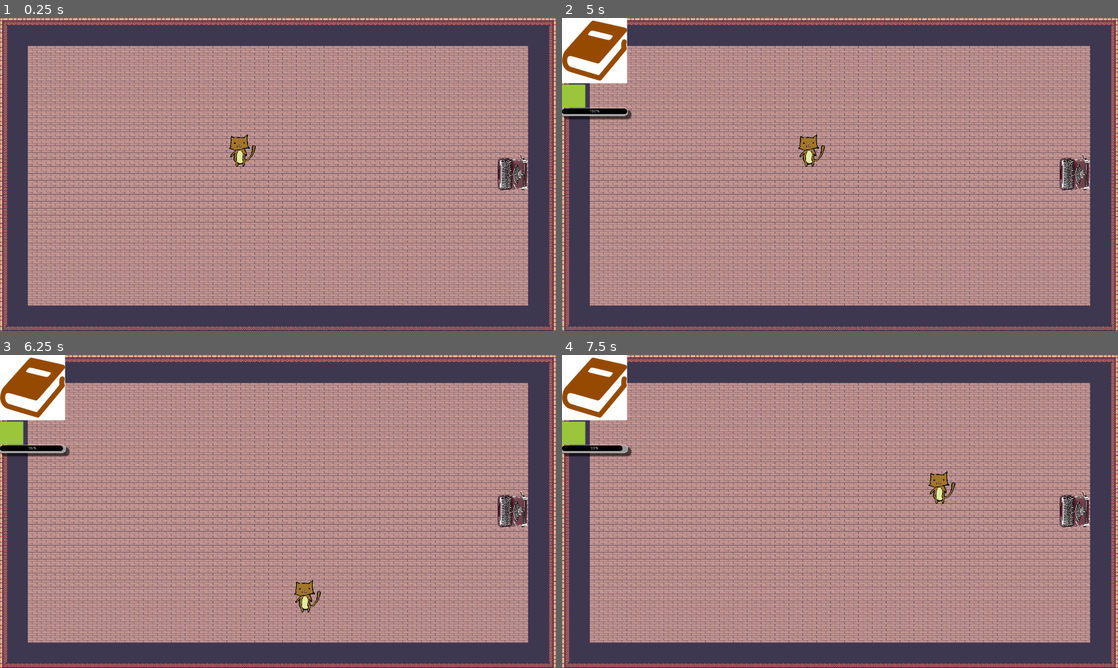
Above: before the commit, frames 1-4 (two rows, left to right).
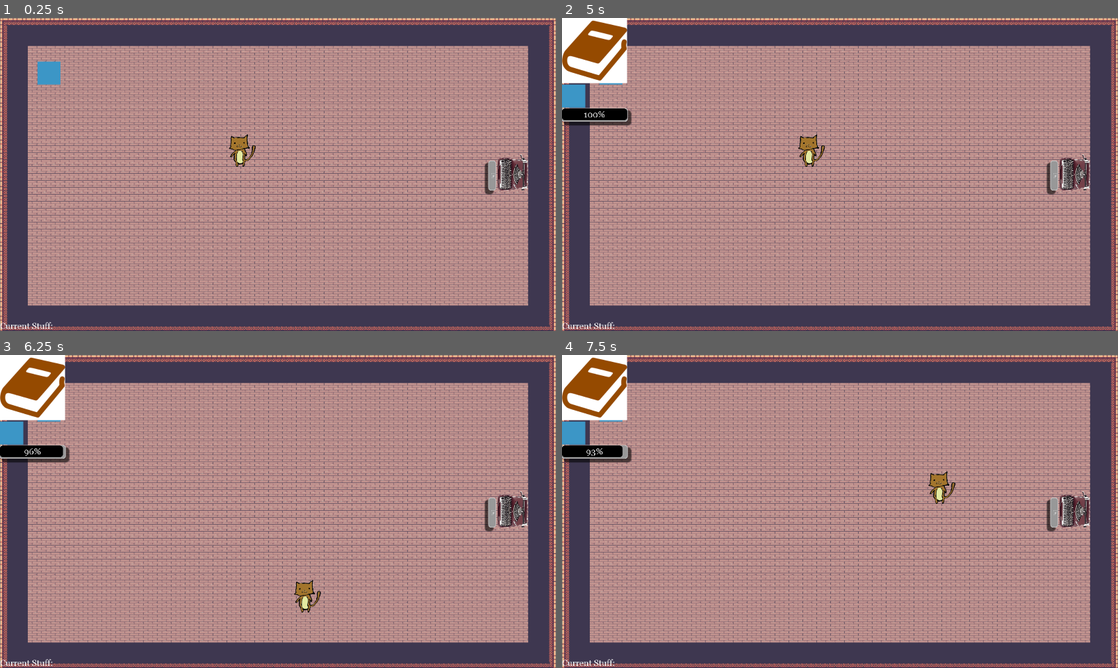
Above: after the commit, the same moments.

Repository: algch/NekoHon
Game: Godot game, scene res://World.tscn
The game is run twice, just before and just after one commit, with the same random seed, the same clock (stepped at 60 frames per second) and the same inputs.
Inputs:
- Up to frame 1 (0.25 s): no input
- Up to frame 2 (5 s): tap Enter at 0.5 s; hold Right (ui_right) 0.53-1.28 s; hold Space (ui_select) 0.53-1.28 s; hold Down (ui_down) 1.28-2.03 s; tap Space (ui_select) at 1.35, 1.52, 1.82, 2.85, 3.02, 3.32, 4.35, 4.52, 4.82 s; hold Right (ui_right) 2.03-2.78 s; hold Space (ui_select) 2.03-2.78 s; hold Up (ui_up) 2.78-3.53 s; hold Space (ui_select) 3.53-4.28 s; hold Left (ui_left) from 3.53 s (still down)
- Up to frame 3 (6.25 s): release Left (ui_left) at 5.03 s; hold Down (ui_down) 5.03-5.78 s; hold Space (ui_select) 5.03-5.78 s; hold Right (ui_right) from 5.78 s (still down); tap Space (ui_select) at 5.85, 6.02 s
- Up to frame 4 (7.5 s): tap Space (ui_select) at 6.32, 7.35 s; release Right (ui_right) at 6.53 s; hold Up (ui_up) 6.53-7.28 s; hold Space (ui_select) 6.53-7.28 s; hold Right (ui_right) from 7.28 s (still down)

The runs differ from the first frame. In frame 1, 0.6% of the frame differs, in the area x 0-90%, y 13-100%; in frame 2, 1.1%, in the area x 0-90%, y 20-100%; in frame 3, 1.1%; in frame 4, 1.1%.

Commit message:
system for components and stations

Diff:
--- a/Characters/Character.gd
+++ b/Characters/Character.gd
@@ -1,16 +1,32 @@
 extends KinematicBody2D
 
+
+signal component_grabbed(stuff)
+
 class_name Character
+
+const Component = preload("res://Environment/Component.tscn")
 
 var y_axis = 0
 var x_axis = 0
 var SPEED = 500
-var action = FuncRef.new()
+var execute_action = FuncRef.new()
+var cancel_action = FuncRef.new()
 
-var context = {}
+# component holded by the character
+var current_component = Component.instance()
+
+func replace_component(component):
+	self.current_component = component
+
+	for child in $ComponentContainer.get_children():
+		$ComponentContainer.remove_child(child)
+	$ComponentContainer.add_child(component)
+
+	print("Took " + str(component.path))
 
 func _physics_process(delta):
-    var direction = Vector2(x_axis, y_axis).normalized()
-    var motion = direction * SPEED
+	var direction = Vector2(x_axis, y_axis).normalized()
+	var motion = direction * SPEED
 
-    move_and_slide(motion)
+	move_and_slide(motion)
--- a/Characters/ControllableCharacter.gd
+++ b/Characters/ControllableCharacter.gd
@@ -22,6 +22,10 @@
 	if event.is_action_released("ui_right"):
 		x_axis -= 1
 
-	if event.is_action_released("ui_select") and self.action.is_valid():
-		print("calling function")
-		self.action.call_func(self.context)
+	if event.is_action_pressed("ui_select") and self.execute_action.is_valid():
+		print("executing action")
+		self.execute_action.call_func(self)
+
+	if event.is_action_released("ui_select") and self.cancel_action.is_valid():
+		print("cancelling action")
+		self.cancel_action.call_func(self)
--- a/Characters/ControllableCharacter.tscn
+++ b/Characters/ControllableCharacter.tscn
@@ -14,3 +14,9 @@
 
 [node name="Sprite" type="Sprite" parent="."]
 texture = ExtResource( 2 )
+
+[node name="ComponentContainer" type="Position2D" parent="."]
+position = Vector2( -51.4616, 16.1205 )
+__meta__ = {
+"_gizmo_extents_": 20.0
+}
--- /dev/null
+++ b/Environment/Component.gd
@@ -0,0 +1,21 @@
+extends Sprite
+
+class_name Component
+
+var path = []
+
+func init(previous_component = Component.instance(), path_identifier = "", image_name=null):
+	if previous_component:
+		self.path = previous_component.path
+
+	self.path.append(path_identifier)
+
+	if image_name:
+		var image = load("res://Interface/Sprites/Components/" + image_name)
+		if image:
+			self.texture = image
+
+	return self
+
+func _ready():
+	pass
--- /dev/null
+++ b/Environment/Component.tscn
@@ -0,0 +1,8 @@
+[gd_scene load_steps=3 format=2]
+
+[ext_resource path="res://Environment/Component.gd" type="Script" id=1]
+[ext_resource path="res://Interface/Sprites/Components/a.png" type="Texture" id=2]
+
+[node name="Component" type="Sprite"]
+texture = ExtResource( 2 )
+script = ExtResource( 1 )
--- a/Environment/Order.gd
+++ b/Environment/Order.gd
@@ -11,13 +11,6 @@
 
 var wait_time = 0.0
 
-class Component:
-	var id = ""
-	var image_path = ""
-
-	func _init(_id, _image_path):
-		self.id = _id
-		self.image_path = "res://Interface/Sprites/Components/" + _image_path
 
 func init(_components):
 	self.components = _components
--- a/Environment/Station.gd
+++ b/Environment/Station.gd
@@ -1,20 +1,44 @@
 extends Area2D
 
 
+class_name Station
+
+const Component = preload("res://Environment/Component.tscn")
+
 var characters = {}
 
-class_name Station
+# Extensible properties
+var path_identifier := ""
+var expected_previous_paths := [
+	[],
+]
 
 # Extensible function
-func execute_action(_context):
+func execute_action(_character):
 	pass
+
+# Extensible function
+func cancel_action(_character):
+	pass
+
+func is_path_valid(component):
+	print(str(self.expected_previous_paths))
+	print(component.path)
+	for path in self.expected_previous_paths:
+		if path == component.path:
+			return true
+
+	return false
 
 func _on_Station_body_entered(body):
 	if body is Character:
 		characters[body.get_instance_id()] = body
-		body.action = funcref(self, "execute_action")
+		body.execute_action = funcref(self, "execute_action")
+		body.cancel_action = funcref(self, "cancel_action")
 
 func _on_Station_body_exited(body):
 	if body is Character and body.get_instance_id() in characters:
 		characters.erase(body.get_instance_id())
-		body.action = FuncRef.new()
+		body.execute_action = FuncRef.new()
+		body.cancel_action = FuncRef.new()
+		self.cancel_action(body)
--- a/Environment/Station.tscn
+++ /dev/null
@@ -1,14 +0,0 @@
-[gd_scene load_steps=3 format=2]
-
-[ext_resource path="res://Environment/Station.gd" type="Script" id=1]
-
-[sub_resource type="CircleShape2D" id=1]
-radius = 50.0
-
-[node name="ActionListener" type="Area2D"]
-script = ExtResource( 1 )
-
-[node name="CollisionShape2D" type="CollisionShape2D" parent="."]
-shape = SubResource( 1 )
-[connection signal="body_entered" from="." to="." method="_on_ActionListener_body_entered"]
-[connection signal="body_exited" from="." to="." method="_on_ActionListener_body_exited"]
--- /dev/null
+++ b/Environment/Suppliers/PaperSupplier.gd
@@ -0,0 +1,11 @@
+extends Station
+
+
+func _ready():
+	self.path_identifier = "paper"
+	self.expected_previous_paths = [[]]
+
+func execute_action(character):
+	print("current_component ", character.current_component)
+	if character.current_component and self.is_path_valid(character.current_component):
+		character.replace_component(Component.instance().init(character.current_component, self.path_identifier, "a.png"))
--- /dev/null
+++ b/Environment/Suppliers/PaperSupplier.tscn
@@ -0,0 +1,24 @@
+[gd_scene load_steps=5 format=2]
+
+[ext_resource path="res://Environment/Suppliers/PaperSupplier.gd" type="Script" id=1]
+[ext_resource path="res://Interface/Sprites/Components/a.png" type="Texture" id=2]
+
+[sub_resource type="CircleShape2D" id=1]
+radius = 120.0
+
+[sub_resource type="RectangleShape2D" id=2]
+extents = Vector2( 50, 50 )
+
+[node name="PaperSupplier" type="Area2D"]
+script = ExtResource( 1 )
+
+[node name="CollisionShape2D" type="CollisionShape2D" parent="."]
+shape = SubResource( 1 )
+
+[node name="StaticBody2D" type="StaticBody2D" parent="."]
+
+[node name="CollisionShape2D" type="CollisionShape2D" parent="StaticBody2D"]
+shape = SubResource( 2 )
+
+[node name="Sprite" type="Sprite" parent="."]
+texture = ExtResource( 2 )
--- a/Environment/TypewriterStation/TypewriterStation.gd
+++ b/Environment/TypewriterStation/TypewriterStation.gd
@@ -1,6 +1,41 @@
 extends Station
 
 
-func execute_action(context):
-	if not "book" in context:
-		print("You must have a book, context: ", context)
+
+var timer = Timer.new()
+var wait_time = 5
+
+var character_ref = null
+
+
+func _ready():
+	timer.set_one_shot(true)
+	timer.set_wait_time(wait_time)
+	timer.connect("timeout", self, "_on_timer_timeout")
+	add_child(self.timer)
+
+	self.expected_previous_paths = [["paper"]]
+
+func _on_timer_timeout():
+	if character_ref:
+		print("timer timed out")
+		character_ref.replace_component(Component.instance().init(character_ref.current_component, "escribir", "b.png"))
+
+func execute_action(character):
+	if not character.current_component:
+		print("NO STUFF")
+		return
+
+	if character.current_component and self.is_path_valid(character.current_component):
+		self.character_ref = character
+		$Tween.interpolate_property($ProgressBar, "value", 0, 100, wait_time)
+		$Tween.start()
+		timer.start()
+		print("timer started")
+
+func cancel_action(_character):
+	print("timer canceled")
+	$Tween.stop_all()
+	self.timer.stop()
+	self.character_ref = null
+	$ProgressBar.value = 0
--- a/Environment/TypewriterStation/TypewriterStation.tscn
+++ b/Environment/TypewriterStation/TypewriterStation.tscn
@@ -1,7 +1,8 @@
-[gd_scene load_steps=4 format=2]
+[gd_scene load_steps=5 format=2]
 
 [ext_resource path="res://Environment/TypewriterStation/typewriter_test.png" type="Texture" id=1]
 [ext_resource path="res://Environment/TypewriterStation/TypewriterStation.gd" type="Script" id=2]
+[ext_resource path="res://Interface/Theme.tres" type="Theme" id=3]
 
 [sub_resource type="CircleShape2D" id=1]
 radius = 120.0
@@ -20,5 +21,17 @@
 
 [node name="CollisionShape2D" type="CollisionShape2D" parent="."]
 shape = SubResource( 1 )
+
+[node name="ProgressBar" type="ProgressBar" parent="."]
+margin_left = -39.7237
+margin_top = 59.7264
+margin_right = 60.2763
+margin_bottom = 77.7264
+theme = ExtResource( 3 )
+__meta__ = {
+"_edit_use_anchors_": false
+}
+
+[node name="Tween" type="Tween" parent="."]
 [connection signal="body_entered" from="." to="." method="_on_Station_body_entered"]
 [connection signal="body_exited" from="." to="." method="_on_Station_body_exited"]
--- a/Interface/BookRequest.gd
+++ b/Interface/BookRequest.gd
@@ -8,6 +8,8 @@
 	self.order = _order
 	self.wait_time = _order.wait_time
 
+	return self
+
 func _ready():
 	self.timer.set_wait_time(self.wait_time)
 	self.timer.set_autostart(true)
@@ -15,7 +17,7 @@
 	self.add_child(timer)
 	for component in self.order.components:
 		var image = TextureRect.new()
-		image.texture = load(component.image_path)
+		image.texture = component.texture
 		$VBoxContainer/HBoxContainer.add_child(image)
 
 	$Tween.interpolate_property($VBoxContainer/ProgressBar, "value", 100, 0, self.wait_time)
--- a/Interface/BookRequest.tscn
+++ b/Interface/BookRequest.tscn
@@ -1,43 +1,14 @@
-[gd_scene load_steps=6 format=2]
+[gd_scene load_steps=4 format=2]
 
 [ext_resource path="res://Interface/Sprites/Book.png" type="Texture" id=1]
 [ext_resource path="res://Interface/BookRequest.gd" type="Script" id=2]
-
-[sub_resource type="StyleBoxFlat" id=1]
-border_width_left = 2
-border_width_top = 2
-border_width_right = 2
-border_width_bottom = 2
-corner_radius_top_left = 10
-corner_radius_top_right = 10
-corner_radius_bottom_right = 10
-corner_radius_bottom_left = 10
-expand_margin_left = 2.0
-expand_margin_right = 2.0
-expand_margin_top = 2.0
-expand_margin_bottom = 6.0
-shadow_size = 5
-shadow_offset = Vector2( 10, 10 )
-
-[sub_resource type="StyleBoxFlat" id=2]
-bg_color = Color( 0, 0, 0, 1 )
-corner_radius_top_left = 10
-corner_radius_top_right = 10
-corner_radius_bottom_right = 10
-corner_radius_bottom_left = 10
-
-[sub_resource type="Theme" id=3]
-ProgressBar/colors/font_color = Color( 0.94, 0.94, 0.94, 1 )
-ProgressBar/colors/font_color_shadow = Color( 0, 0, 0, 1 )
-ProgressBar/fonts/font = null
-ProgressBar/styles/bg = SubResource( 1 )
-ProgressBar/styles/fg = SubResource( 2 )
+[ext_resource path="res://Interface/Theme.tres" type="Theme" id=3]
 
 [node name="BookRequest" type="Control"]
 margin_right = 1920.0
 margin_bottom = 1080.0
 rect_min_size = Vector2( 228, 0 )
-theme = SubResource( 3 )
+theme = ExtResource( 3 )
 script = ExtResource( 2 )
 __meta__ = {
 "_edit_use_anchors_": false
--- a/Interface/HUD.gd
+++ b/Interface/HUD.gd
@@ -1,7 +1,6 @@
 extends Control
-var book_request_class = preload("res://Interface/BookRequest.tscn")
+const BookRequest = preload("res://Interface/BookRequest.tscn")
 
 func add_book(order):
-	var book_request = book_request_class.instance()
-	book_request.init(order)
+	var book_request = BookRequest.instance().init(order)
 	$RequestContainer.add_child(book_request)
--- a/Interface/HUD.tscn
+++ b/Interface/HUD.tscn
@@ -1,10 +1,19 @@
-[gd_scene load_steps=2 format=2]
+[gd_scene load_steps=5 format=2]
 
+[ext_resource path="res://Georgia.ttf" type="DynamicFontData" id=1]
 [ext_resource path="res://Interface/HUD.gd" type="Script" id=2]
+
+[sub_resource type="DynamicFont" id=1]
+size = 30
+font_data = ExtResource( 1 )
+
+[sub_resource type="Theme" id=2]
+default_font = SubResource( 1 )
 
 [node name="HUD" type="Control"]
 anchor_right = 1.0
 anchor_bottom = 1.0
+theme = SubResource( 2 )
 script = ExtResource( 2 )
 __meta__ = {
 "_edit_use_anchors_": false
@@ -15,3 +24,22 @@
 __meta__ = {
 "_edit_use_anchors_": false
 }
+
+[node name="HBoxContainer" type="HBoxContainer" parent="."]
+anchor_top = 1.0
+anchor_right = 1.0
+anchor_bottom = 1.0
+margin_top = -35.0
+__meta__ = {
+"_edit_use_anchors_": false
+}
+
+[node name="Label" type="Label" parent="HBoxContainer"]
+margin_right = 183.0
+margin_bottom = 35.0
+text = "Current Stuff:"
+
+[node name="CurrentStuff" type="Label" parent="HBoxContainer"]
+margin_left = 187.0
+margin_right = 187.0
+margin_bottom = 35.0
--- /dev/null
+++ b/Interface/Theme.tres
@@ -0,0 +1,31 @@
+[gd_resource type="Theme" load_steps=3 format=2]
+
+[sub_resource type="StyleBoxFlat" id=1]
+border_width_left = 2
+border_width_top = 2
+border_width_right = 2
+border_width_bottom = 2
+corner_radius_top_left = 10
+corner_radius_top_right = 10
+corner_radius_bottom_right = 10
+corner_radius_bottom_left = 10
+expand_margin_left = 2.0
+expand_margin_right = 2.0
+expand_margin_top = 2.0
+expand_margin_bottom = 6.0
+shadow_size = 5
+shadow_offset = Vector2( 10, 10 )
+
+[sub_resource type="StyleBoxFlat" id=2]
+bg_color = Color( 0, 0, 0, 1 )
+corner_radius_top_left = 10
+corner_radius_top_right = 10
+corner_radius_bottom_right = 10
+corner_radius_bottom_left = 10
+
+[resource]
+ProgressBar/colors/font_color = Color( 0.94, 0.94, 0.94, 1 )
+ProgressBar/colors/font_color_shadow = Color( 0, 0, 0, 1 )
+ProgressBar/fonts/font = null
+ProgressBar/styles/bg = SubResource( 1 )
+ProgressBar/styles/fg = SubResource( 2 )
--- a/World.gd
+++ b/World.gd
@@ -1,15 +1,24 @@
-extends Node2D
+extends Node
 
-var book_request_class = preload("res://Interface/BookRequest.tscn")
+const Component = preload("res://Environment/Component.tscn")
+
 var available_books = [
 	{
-		"components": [Order.Component.new("A", "a.png"), Order.Component.new("B", "b.png")],
+		"components": [Component.instance().init(null, "papel", "a.png")],
 	},
 	{
-		"components": [Order.Component.new("C", "c.png")],
+		"components": [Component.instance().init(null, "tinta", "b.png")],
+	},
+	{
+		"components": [Component.instance().init(null, "acuarelas", "c.png")],
+	},
+	{
+		"components": [Component.instance().init(null, "hilo", "a.png")],
+	},
+	{
+		"components": [Component.instance().init(null, "pasta_de_bambu", "b.png")],
 	},
 ]
-
 
 func _on_OrderTimer_timeout():
 	var order = Order.new()
@@ -18,6 +27,8 @@
 	$Orders.add_child(order)
 	$HUD.add_book(order)
 
-
 func _on_TypewriterStation_action_executed(context):
 	print("typewriter actioned with ", context)
+
+func _on_ControllableCharacter_component_grabbed(stuff):
+	$HUD/HBoxContainer/CurrentStuff.set_text(stuff.name)
--- a/World.tscn
+++ b/World.tscn
@@ -1,12 +1,13 @@
-[gd_scene load_steps=6 format=2]
+[gd_scene load_steps=7 format=2]
 
 [ext_resource path="res://Characters/ControllableCharacter.tscn" type="PackedScene" id=1]
 [ext_resource path="res://Environment/TypewriterStation/TypewriterStation.tscn" type="PackedScene" id=2]
 [ext_resource path="res://Interface/HUD.tscn" type="PackedScene" id=3]
 [ext_resource path="res://World.gd" type="Script" id=4]
 [ext_resource path="res://Tilesets/WallsAndFloor.tres" type="TileSet" id=5]
+[ext_resource path="res://Environment/Suppliers/PaperSupplier.tscn" type="PackedScene" id=6]
 
-[node name="World" type="Node2D"]
+[node name="World" type="Node"]
 script = ExtResource( 4 )
 
 [node name="TileMap" type="TileMap" parent="."]
@@ -18,15 +19,20 @@
 [node name="ControllableCharacter" parent="." instance=ExtResource( 1 )]
 position = Vector2( 831.8, 460.145 )
 
-[node name="HUD" parent="." instance=ExtResource( 3 )]
-
 [node name="TypewriterStation" parent="." instance=ExtResource( 2 )]
 position = Vector2( 1770.61, 533.674 )
 rotation = 1.5708
+
+[node name="PaperSupplier" parent="." instance=ExtResource( 6 )]
+position = Vector2( 169.446, 189.679 )
 
 [node name="Orders" type="Node" parent="."]
 
 [node name="OrderTimer" type="Timer" parent="."]
 wait_time = 5.0
 autostart = true
+
+[node name="HUD" parent="." instance=ExtResource( 3 )]
+[connection signal="body_entered" from="PaperSupplier" to="PaperSupplier" method="_on_Station_body_entered"]
+[connection signal="body_exited" from="PaperSupplier" to="PaperSupplier" method="_on_Station_body_exited"]
 [connection signal="timeout" from="OrderTimer" to="." method="_on_OrderTimer_timeout"]
--- a/project.godot
+++ b/project.godot
@@ -14,6 +14,11 @@
 "language": "GDScript",
 "path": "res://Characters/Character.gd"
 }, {
+"base": "Sprite",
+"class": "Component",
+"language": "GDScript",
+"path": "res://Environment/Component.gd"
+}, {
 "base": "Node",
 "class": "Order",
 "language": "GDScript",
@@ -26,6 +31,7 @@
 } ]
 _global_script_class_icons={
 "Character": "",
+"Component": "",
 "Order": "",
 "Station": ""
 }
Binary file added: Georgia.ttf
